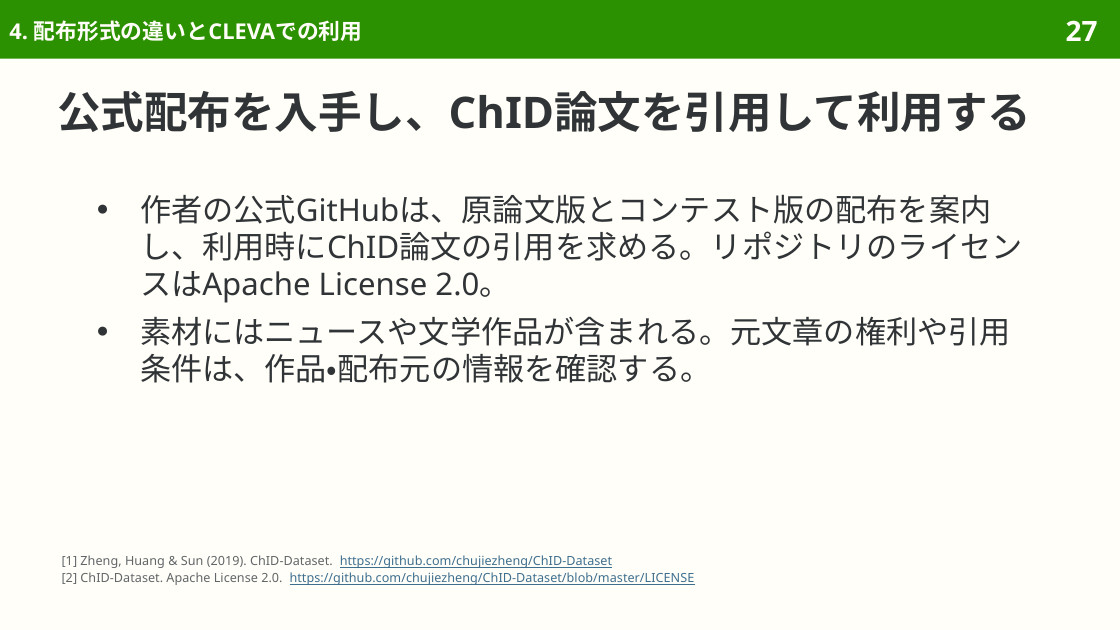
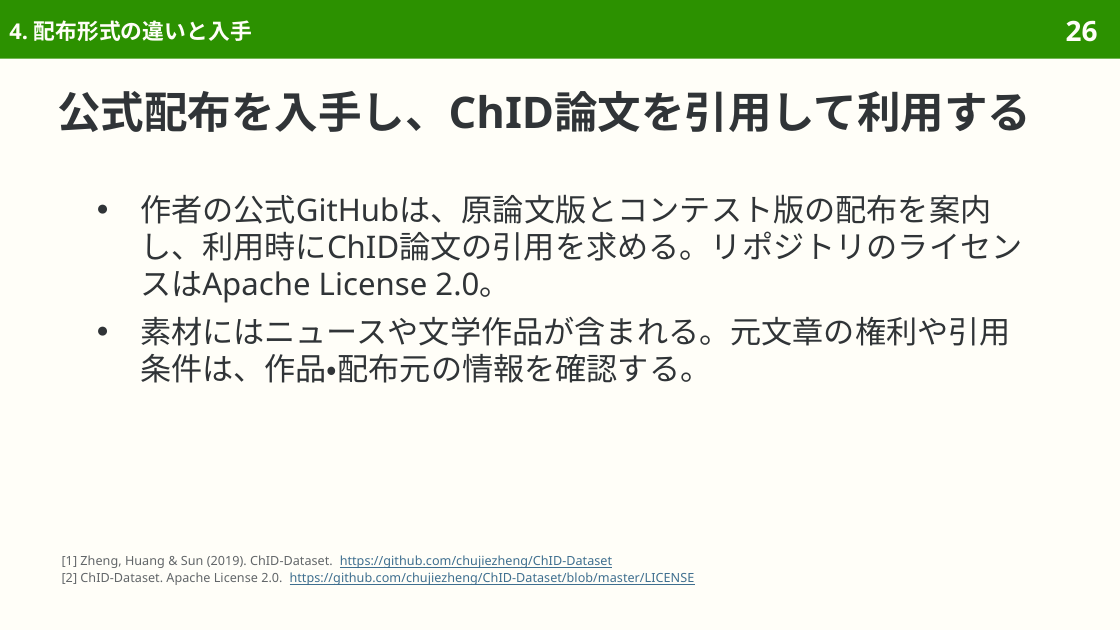
Before and after one commit to sasakiy84/datasets-in-10-minutes, a slide deck: slide 26 of slides/datasets-in-10-minutes-chid.pptx (slide 27 before the commit). Drawn at 1120x630 pixels with LibreOffice and Linux fonts; fonts in the diff are those of the drawing. Boxes give left, top, right and bottom in pixels: in the first picture for what was removed or moved away, otherwise in the second. Text is boxed around its words. In the diff, an @@ line names an element or a change of style, - is before the commit and + after.

```diff
--- a/slides/datasets-in-10-minutes-chid.pptx
+++ b/slides/datasets-in-10-minutes-chid.pptx
@@ title at (9, 20, 252, 41): text changed @@
-4. 配布形式の違いとCLEVAでの利用
+4. 配布形式の違いと入手
@@ page number at (1066, 20, 1098, 42): text changed @@
-27
+26
```
Also in this commit, not shown: 12 other slides changed, 2 slides removed, 47 other files.
